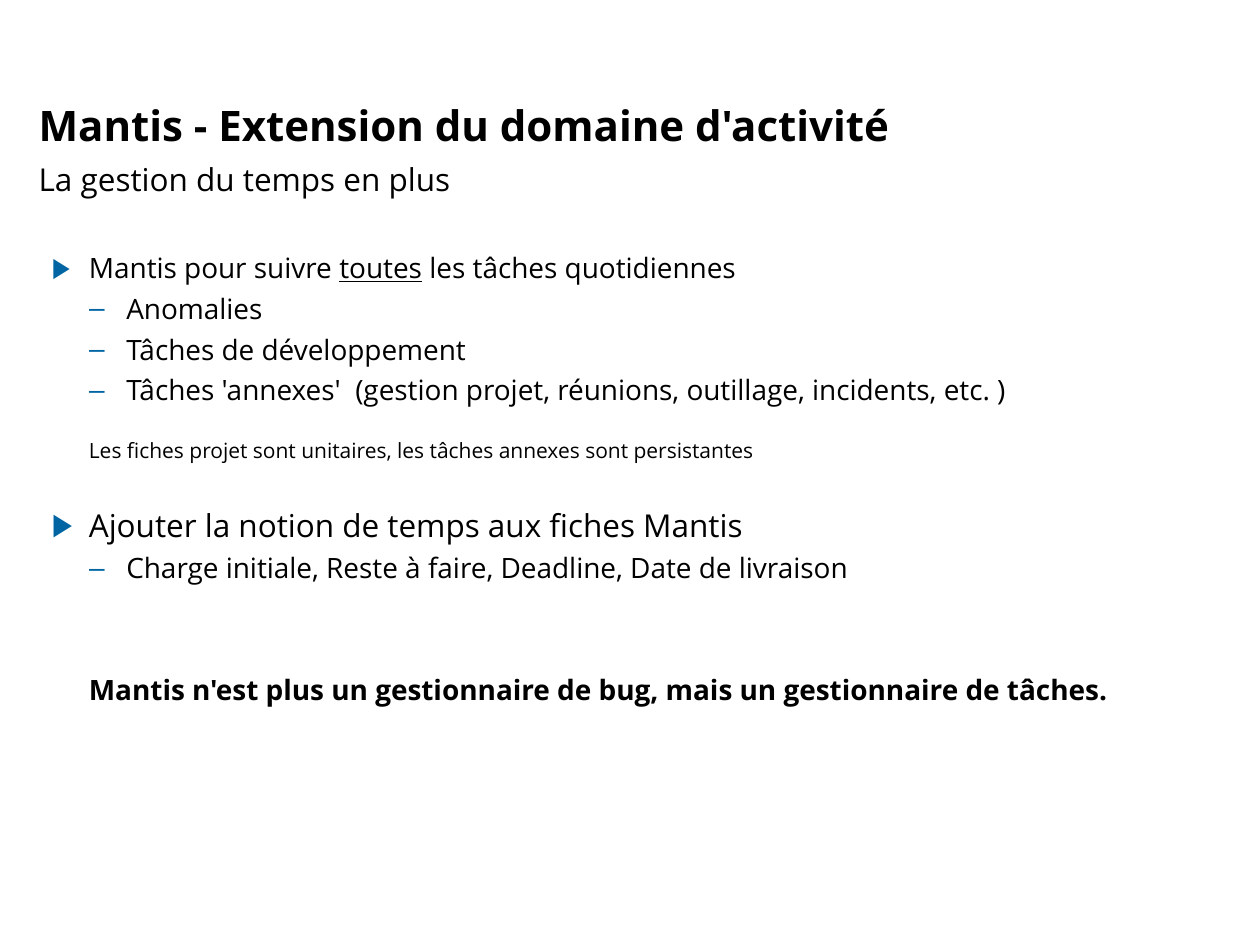
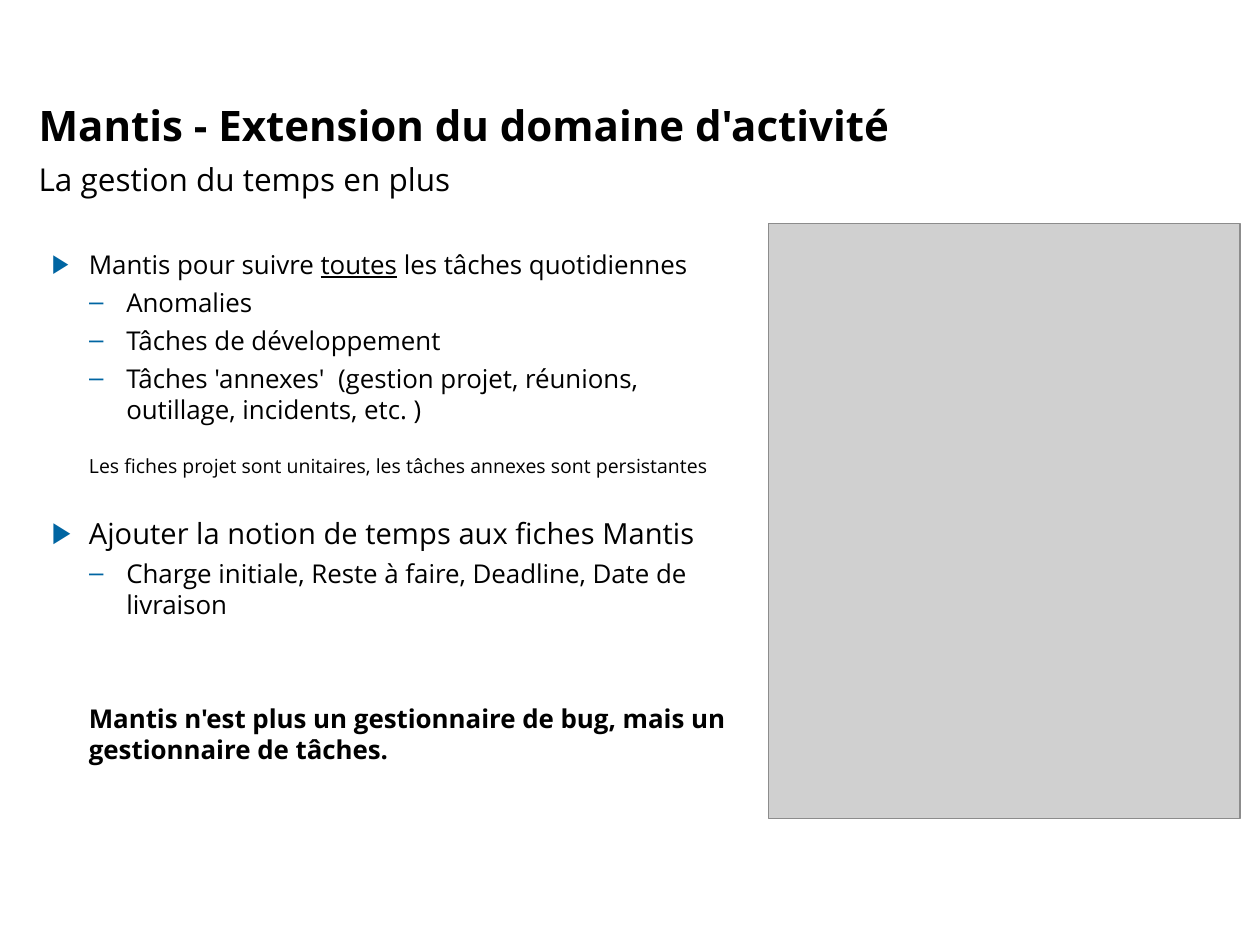
Before and after one commit to lbayle/codev, a slide deck: slide 5 of doc/Presentation/CodevTT_5a7_20120315.odp. Drawn at 1260x945 pixels with LibreOffice and Linux fonts; fonts in the diff are those of the drawing; grey boxes stand for pictures; background and template pictures are left out. Boxes give left, top, right and bottom in pixels: in the first picture for what was removed or moved away, otherwise in the second. Text is boxed around its words. In the diff, an @@ line names an element or a change of style, - is before the commit and + after.

```diff
--- a/doc/Presentation/CodevTT_5a7_20120315.odp
+++ b/doc/Presentation/CodevTT_5a7_20120315.odp
@@ picture added at [769,223,1240,818] @@
@@ text "Mantis pour suivre toutes les ..." at [89,254,725,766]: size 16 to 14.8 pt in "Mantis pour suivre toutes les tâches quotidiennes", "Anomalies", "Tâches de développement", "Tâches 'annexes' (gestion projet, réunions, outillage, incid ..." and 2 more places; size 12 to 11.1 pt in "Les fiches projet sont unitaires, les tâches ..."; size 18 to 16.6 pt in "Ajouter la notion de temps aux fiches ..."; line spacing 0.9 to 0.8 @@
```
Also in this commit, not shown: 4 other slides changed, 1 other file.
